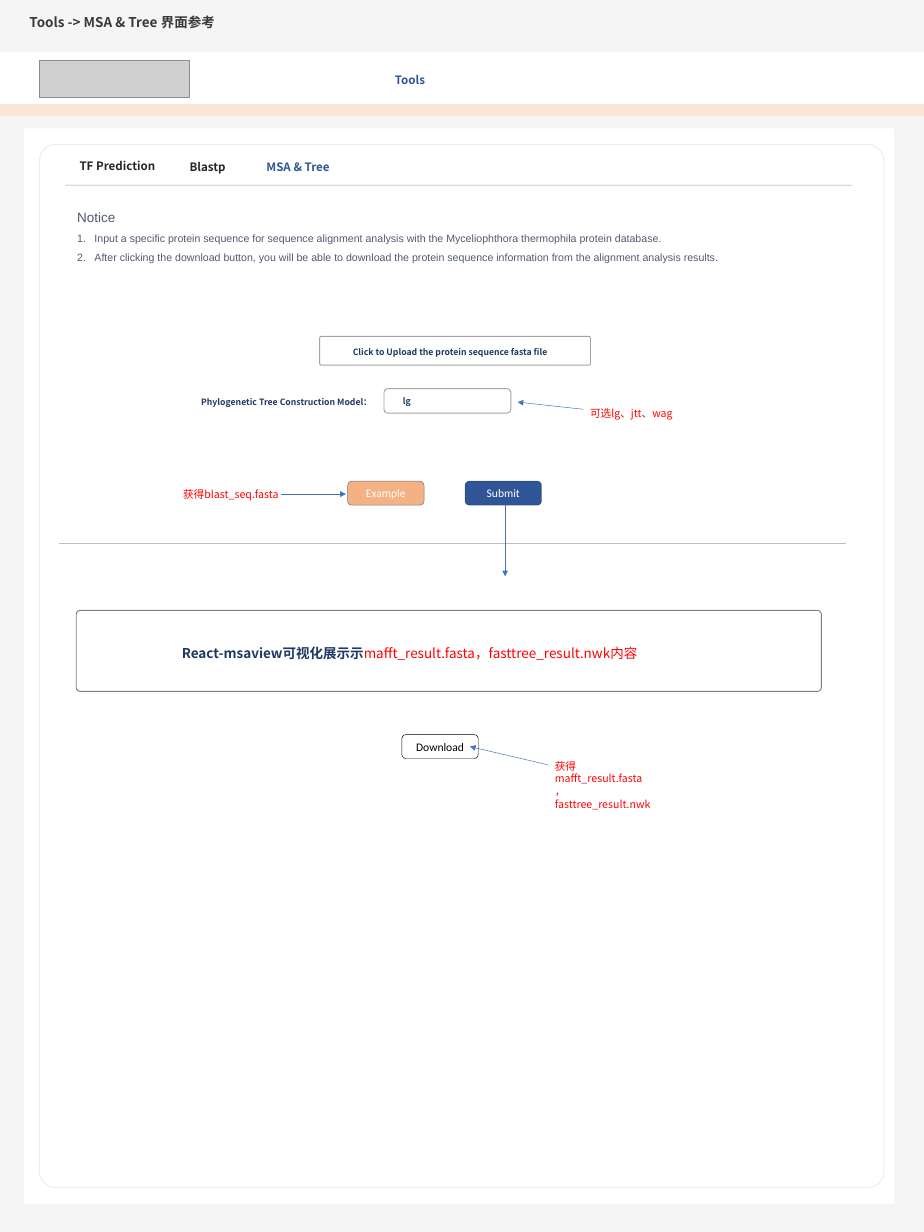
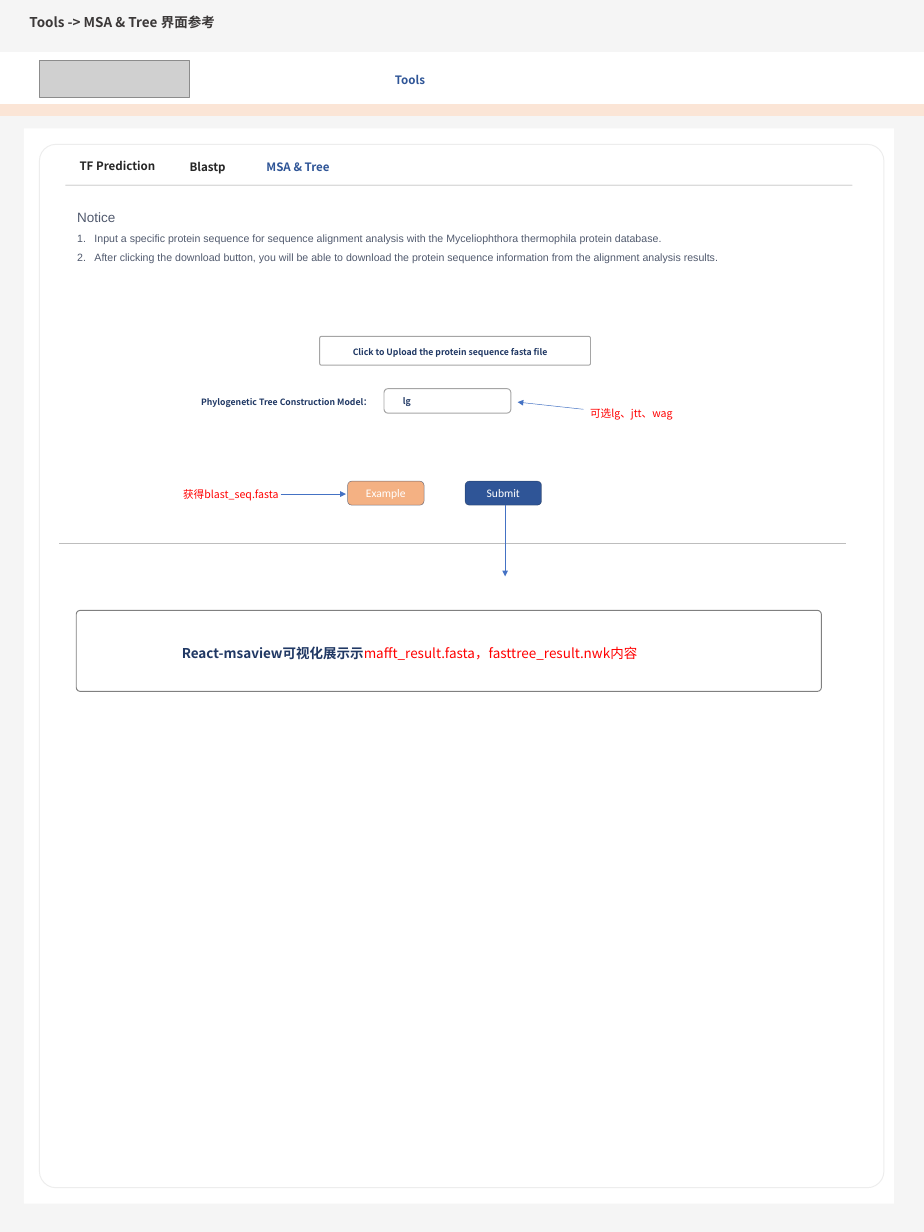
Before and after one commit to tibbdc/MTD, a slide deck: slide 4 of Metabolic_Analysis_&_Tools.pptx (slide 5 before the commit). Drawn at 924x1232 pixels with LibreOffice and Linux fonts; fonts in the diff are those of the drawing; grey boxes stand for pictures; background and template pictures are left out. Boxes give left, top, right and bottom in pixels: in the first picture for what was removed or moved away, otherwise in the second. Text is boxed around its words. In the diff, an @@ line names an element or a change of style, - is before the commit and + after.

```diff
--- a/Metabolic_Analysis_&_Tools.pptx
+++ b/Metabolic_Analysis_&_Tools.pptx
@@ rounded rectangle removed at [402,735,478,758] @@
-Download
@@ arrow removed from (548, 765) to (470, 747) @@
@@ text removed at [555,761,650,810] @@
-获得mafft_result.fasta，fasttree_result.nwk
```
Also in this commit, not shown: 4 other files.
